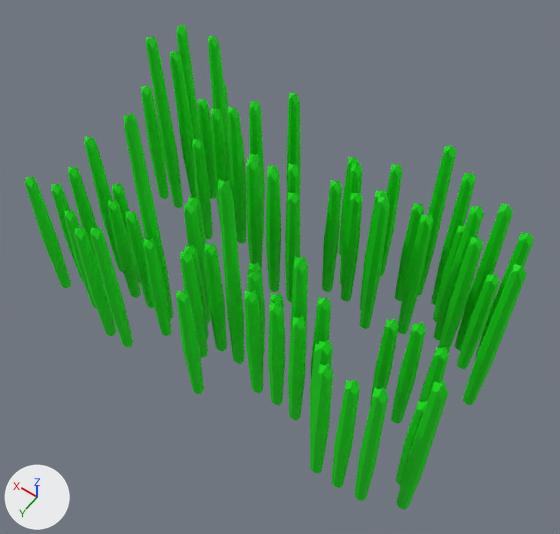
An edit to the FBX model SPO2/Assets/Resources/Models/plants/krass01.fbx, drawn before and after from the same camera.
One viewpoint serves both versions: a 50 mm lens placed at (-4.79, 6.59, 11.9), pointed at (-0.32, 0.33, 2.06). Lighting does not change. The marker at lower left points along +X, +Y and +Z.

Names of what the first picture shows: 'krass01'.
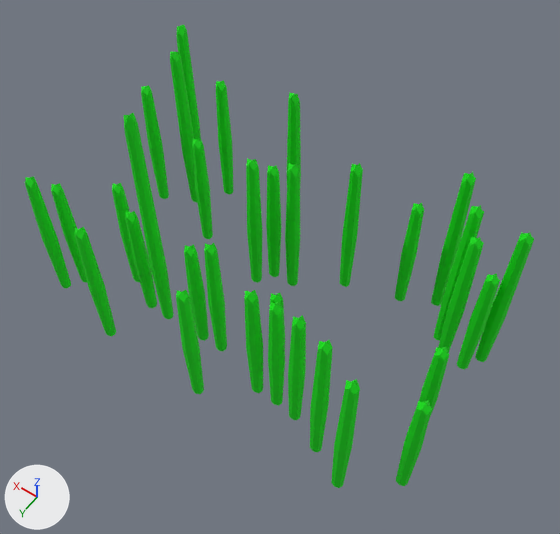
The change, as a list of edits to the scene's bpy script:
```text
Change me_circle_005:
    used by ob_krass01; location = (0.0, 0.0, 0.0)
    remove me_circle_005.from_pydata(...)  # 1924 vertices, 1776 faces; spans x -3.83..3.83, y -2.13..2.15, z 0.0..4.81
    add me_circle_005.from_pydata(...)  # 858 vertices, 792 faces; spans x -3.62..3.83, y -2.13..2.15, z 0.0..4.81
    me_circle_005 part 1: 41 loose pieces with 1066 vertices, spanning x -3.83..3.42, y -2.12..2.15, z 0.0..4.49, are deleted
```

What differs and where, as boxes [x1, y1, x2, y2] in the pictures (560 x 534 px):
'krass01', reshaped
    before: [25, 25, 534, 510]
    after: [25, 25, 534, 488]
part 1 of me_circle_005, deleted (green)
    before: [64, 36, 527, 510]
